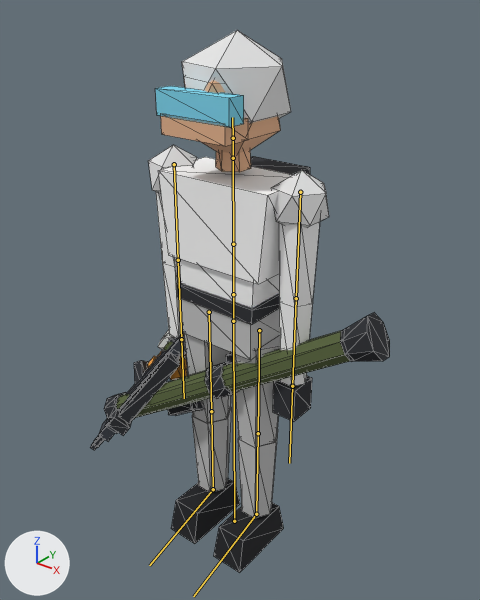
Before and after pictures for a commit that changed the glTF model client/public/models/player.glb.
Before and after are seen from a camera (50 mm lens) standing at (1.27, -1.56, 1.95) and looking at (-0.07, 0.12, 0.92). Lighting does not change. The marker at lower left points along +X, +Y and +Z. The picture after the commit comes second. The bones that change, and the others that lie on the model, are drawn over the model as lines. Mesh edges are drawn as thin lines.

The first picture shows 'Player', 'weapon_ak5', 'weapon_bandage', 'weapon_carl_gustaf', 'weapon_grenade', 'weapon_sniper'.
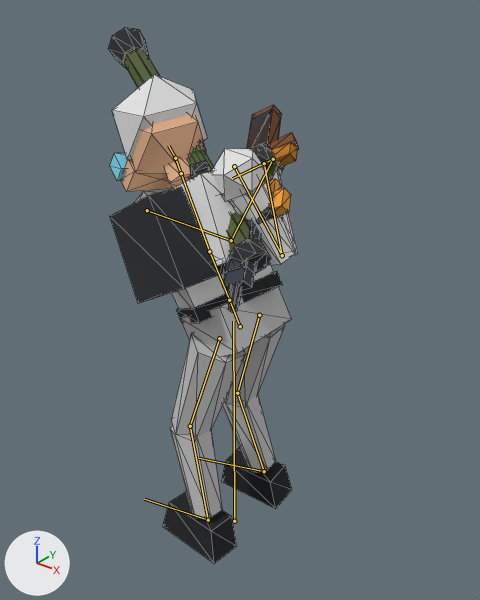
The newer file adds an action. The first version stands in its rest pose; the second is drawn at frame 22 of the action 'golf_swing'.

Boxes [x1, y1, x2, y2] around the edits, measured in the pictures (480 x 600 px):
'Player', posed (10% shorter)
    before: [148, 30, 329, 573]
    after: [110, 74, 298, 563]
'weapon_carl_gustaf', posed (39% narrower, 131% taller)
    before: [104, 313, 390, 419]
    after: [108, 27, 283, 273]
'weapon_sniper', posed
    before: [90, 333, 185, 450]
    after: [213, 105, 282, 313]
'weapon_ak5', posed
    before: [93, 334, 186, 447]
    after: [223, 109, 298, 306]
'weapon_revolver', posed (not visible before)
    after: [256, 132, 299, 224]
'weapon_grenade', posed
    before: [163, 342, 185, 364]
    after: [268, 162, 279, 180]
'weapon_bandage', posed (mostly hidden)
    before: [158, 330, 175, 351]
    after: [260, 148, 282, 179]
bone 'hips', root to tip
    before: (233, 321) to (233, 294)
    after: (240, 326) to (229, 300)
bone 'spine', root to tip
    before: (233, 294) to (233, 244)
    after: (229, 300) to (209, 251)
bone 'chest', root to tip
    before: (233, 244) to (233, 158)
    after: (209, 251) to (181, 173)
bone 'neck', root to tip
    before: (233, 158) to (233, 138)
    after: (181, 173) to (175, 158)
bone 'head', root to tip
    before: (233, 138) to (232, 117)
    after: (175, 158) to (168, 145)
bone 'upper_arm_L', root to tip
    before: (300, 192) to (296, 298)
    after: (147, 210) to (231, 240)
bone 'forearm_L', root to tip
    before: (296, 298) to (292, 386)
    after: (231, 240) to (273, 159)
bone 'hand_L', root to tip
    before: (292, 386) to (289, 463)
    after: (273, 159) to (236, 176)
bone 'upper_arm_R', root to tip
    before: (174, 164) to (178, 260)
    after: (234, 166) to (282, 255)
bone 'forearm_R', root to tip
    before: (178, 260) to (181, 339)
    after: (282, 255) to (264, 163)
bone 'hand_R', root to tip
    before: (181, 339) to (184, 398)
    after: (264, 163) to (232, 178)
bone 'thigh_L', root to tip
    before: (259, 330) to (258, 433)
    after: (219, 338) to (190, 426)
bone 'shin_L', root to tip
    before: (258, 433) to (256, 514)
    after: (190, 426) to (208, 520)
bone 'foot_L', root to tip
    before: (256, 514) to (193, 596)
    after: (208, 520) to (144, 499)
bone 'thigh_R', root to tip
    before: (209, 312) to (211, 411)
    after: (259, 315) to (237, 393)
bone 'shin_R', root to tip
    before: (211, 411) to (213, 489)
    after: (237, 393) to (264, 471)
bone 'foot_R', root to tip
    before: (213, 489) to (149, 565)
    after: (264, 471) to (198, 458)

What the commit changed:
Bone 'hips' (bone_hips) moves from (0.0, 0.0, 0.0) to (0.0, -0.036, -0.035).
Bone 'hips' (bone_hips) turns from (0, 0, 0) to (29, -90, 0) degrees about its own x, y and z.
Bone 'spine' (bone_spine) turns from (0, 0, 0) to (0, -25, 0) degrees about its own x, y and z.
Bone 'chest' (bone_chest) turns from (0, 0, 0) to (3, -68, 0) degrees about its own x, y and z.
Bone 'neck' (bone_neck) turns from (0, 0, 0) to (17, 47, 0) degrees about its own x, y and z.
Bone 'head' (bone_head) turns from (0, 0, 0) to (14, 37, 0) degrees about its own x, y and z.
Bone 'upper_arm_L' (bone_upper_arm_l) turns from (0, 0, 0) to (22, -167, 44) degrees about its own x, y and z.
Bone 'forearm_L' (bone_forearm_l) turns from (0, 0, 0) to (111, 46, 39) degrees about its own x, y and z.
Bone 'hand_L' (bone_hand_l) turns from (0, 0, 0) to (-103, -115, -9) degrees about its own x, y and z.
Bone 'upper_arm_R' (bone_upper_arm_r) turns from (0, 0, 0) to (20, 180, -8) degrees about its own x, y and z.
Bone 'forearm_R' (bone_forearm_r) turns from (0, 0, 0) to (47, -41, 133) degrees about its own x, y and z.
Bone 'hand_R' (bone_hand_r) turns from (0, 0, 0) to (-21, 46, 96) degrees about its own x, y and z.
Bone 'thigh_L' (bone_thigh_l) turns from (0, 0, 0) to (-46, 0, -6) degrees about its own x, y and z.
Bone 'shin_L' (bone_shin_l) turns from (0, 0, 0) to (34, 0, 0) degrees about its own x, y and z.
Bone 'foot_L' (bone_foot_l) turns from (0, 0, 0) to (-17, 0, 0) degrees about its own x, y and z.
Bone 'thigh_R' (bone_thigh_r) turns from (0, 0, 0) to (-46, 0, 6) degrees about its own x, y and z.
Bone 'shin_R' (bone_shin_r) turns from (0, 0, 0) to (34, 0, 0) degrees about its own x, y and z.
Bone 'foot_R' (bone_foot_r) turns from (0, 0, 0) to (-17, 0, 0) degrees about its own x, y and z.
